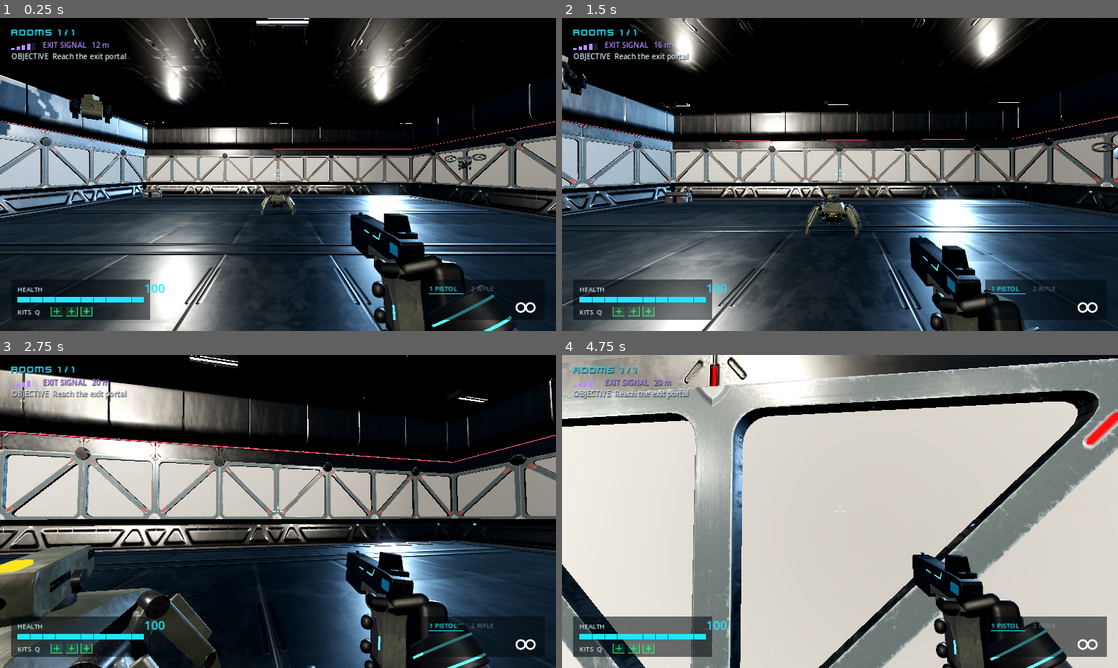
Above: before the commit, frames 1-4 (two rows, left to right).
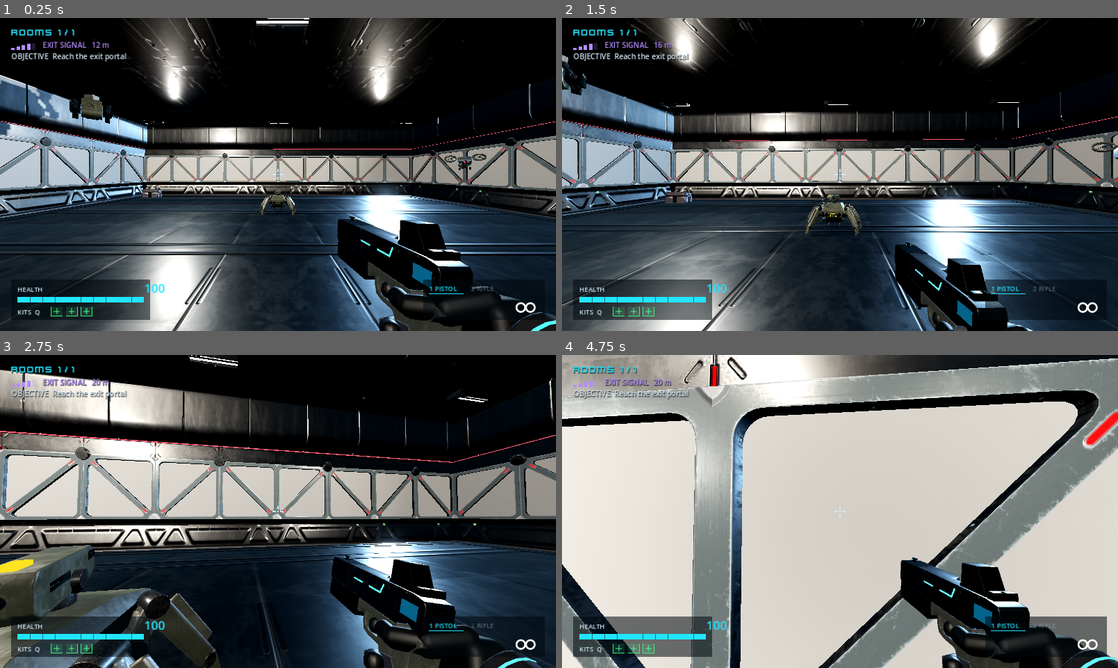
Above: after the commit, the same moments.

Repository: willsertorio/godot-blender
Game: Godot game, scene res://scenes/main.tscn
Two runs of this game, one before a commit and one after it. Both use one fixed random seed, a clock stepped at 60 frames per second and the inputs below.
Inputs (mouse positions are in pixels of both pictures, inside the frame that each line leads up to):
- Up to frame 1 (0.25 s): no input
- Up to frame 2 (1.5 s): move the mouse to (867, 174) at 0.52 s; hold Right mouse button (aim) 0.53-1.28 s; hold W (move_forward) from 0.53 s (still down); click (867, 174) at 0.67 s; tap Space (jump) at 0.77 s; move the mouse to (812, 174) at 1.27 s; tap H (arm_style) at 1.35 s
- Up to frame 3 (2.75 s): keep holding W (move_forward); tap Space (jump) at 1.52 s; move the mouse to (289, 505) at 2.02 s; hold Ctrl (crouch) from 2.03 s (still down)
- Up to frame 4 (4.75 s): keep holding W (move_forward); move the mouse to (834, 517) at 2.77 s; release Ctrl (crouch) at 2.78 s; click (834, 517) at 2.85 s; tap Space (jump) at 3.02, 3.77, 4.52 s; move the mouse to (878, 514) at 3.52 s; hold E (interact) 3.53-4.28 s; move the mouse to (795, 508) at 4.27 s; tap Shift (sprint) at 4.35 s

The runs differ from the first frame. In frame 1, 4.7% of the frame differs, in the area x 60-100%, y 62-100%; in frame 2, 3.0%; in frame 3, 4.7%; in frame 4, 5.0%, in the area x 60-100%, y 63-100%.

Commit message:
Pistol gets the rifle treatment; rifle moved right / down so the elbow stays off-screen
lib_arm.VIEWS pistol (0.13, -0.14, -0.27) angled 7 deg in; trigger forearm in line with the hand and dropping
toward the shoulder (wrist 24 deg), so it leaves the frame downward at hip and when aiming; parked left hand out of
view; pistol ADS 48 cm out (extended arm). Rifle hip (0.15, -0.155, -0.22). Both guns re-posed in Blender,
re-exported, same numbers in WeaponHolder. motion_check PASS, combat_check 48/48.

Co-Authored-By: Claude Opus 5.5 <noreply@anthropic.com>
Claude-Session: https://claude.ai/code/session_01BG5f1AbuPAYmNmnndZXrxf

Diff:
--- a/scripts/weapon_holder.gd
+++ b/scripts/weapon_holder.gd
@@ -15,7 +15,7 @@
 	"pistol": {"damage": 25.0, "interval": 0.24, "auto": false, "spread": 0.022, "ads_spread": 0.003,
 		"range": 90.0, "sound": "pistol", "kick": 1.0,
 		# XM9 (modelled from scratch, gloves included): red-dot window centre 7.7 cm above the grip origin.
-		"model": "res://assets/models/xm9.glb", "hip": Vector3(0.16, -0.15, -0.4), "ads": Vector3(0.0, -0.0766, -0.3),
+		"model": "res://assets/models/xm9.glb", "hip": Vector3(0.13, -0.14, -0.27), "hip_rot": Vector3(0, 7, -3), "ads": Vector3(0.0, -0.0766, -0.48),
 		"clips": "res://assets/models/xm9_clips.json", "root": "XM9", "shot": [3, 12],
 		"casing": "res://assets/models/casing_9mm.glb", "eject_v": Vector3(1.4, 1.6, 0.25),
 		# Grip markers (weapon frame: -Z barrel, +Y up): [position, rotation deg]; [] = no hand.
@@ -23,7 +23,7 @@
 	"rifle": {"damage": 12.0, "interval": 0.095, "auto": true, "spread": 0.035, "ads_spread": 0.009,
 		"range": 90.0, "sound": "rifle", "kick": 0.55, "mag": 30, "reload": 1.5,
 		# XM-R4: magnifier / holo line 13.1 cm above the pistol-grip origin.
-		"model": "res://assets/models/xmr4.glb", "hip": Vector3(0.11, -0.12, -0.22), "hip_rot": Vector3(-2, 14, -6), "ads": Vector3(0.0, -0.131, -0.14),
+		"model": "res://assets/models/xmr4.glb", "hip": Vector3(0.15, -0.155, -0.22), "hip_rot": Vector3(-2, 14, -6), "ads": Vector3(0.0, -0.131, -0.14),
 		"clips": "res://assets/models/xmr4_clips.json", "root": "XMR4", "shot": [2, 5],
 		"casing": "res://assets/models/casing_556.glb", "eject_v": Vector3(1.6, 1.3, -0.15),
 		"grip_r": [Vector3(0, -0.035, 0.0), Vector3(-15, 0, 0), Vector3.LEFT],
Binary file changed: assets/models/xm9.glb
Binary file changed: assets/models/xmr4.glb
Not shown, changed: blender/xm9.blend
Not shown, changed: blender/xmr4.blend
